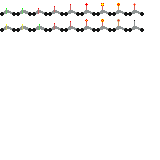
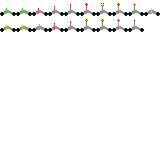
Comparing the layer stacks of the two 160×160 images. Changes:
added layer "sprite copy #17" above "sprite copy #1" over [144, 8, 160, 16]